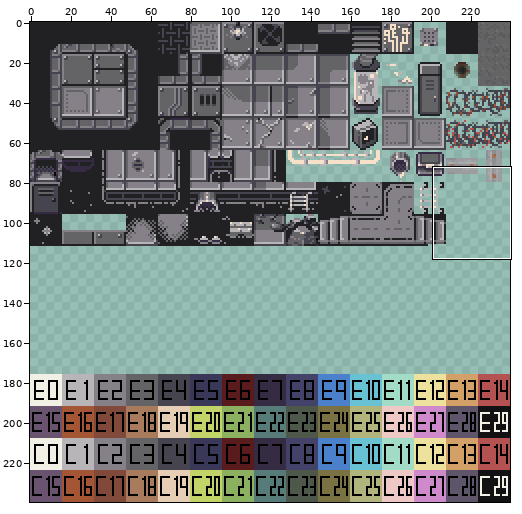
Two states of a sprite sheet, res/Tilesheet.png. Above: a wide view before the commit, with the close-up outlined.
Close-up. Before:
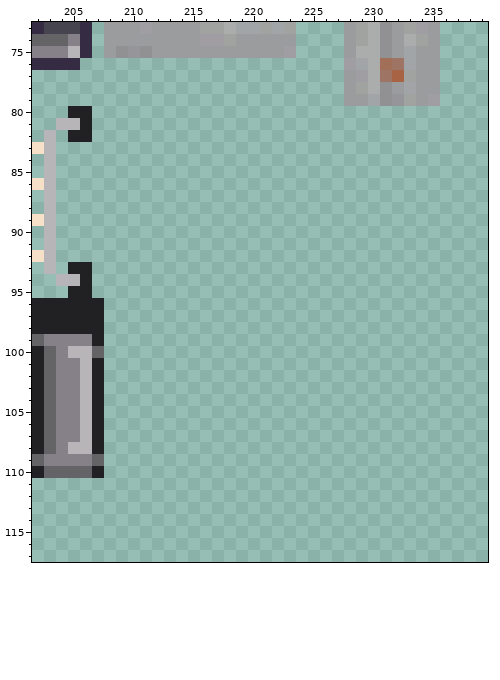
The file is 240x240 pixels. Pixels under 10% opacity are left out. Colours within 5 levels of each other are drawn and written as one. Shown: x 202..239, y 73..117. The commit also changed other parts of the picture, which this record leaves out.
Now the later version:
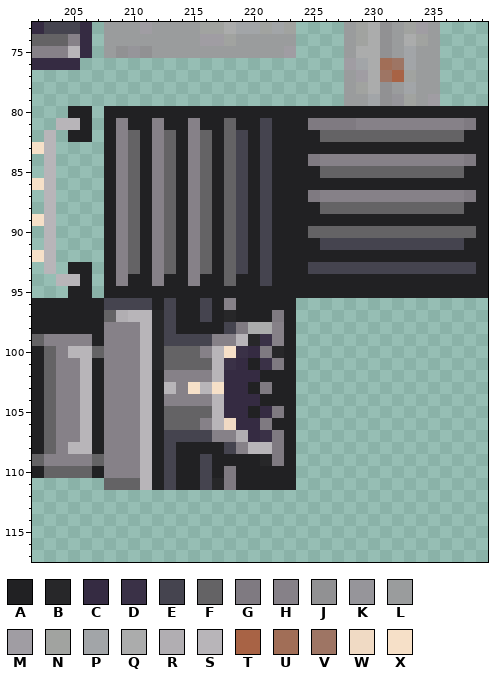
Palette (. is transparent): A #212123  B #272729  C #352b42  D #3a3147  E #45444f  F #646365  G #7f7a81  H #868188  J #919193  K #96959a  L #9a9c9d  M #a09da3  N #a1a3a0  P #a2a5a8  Q #abacac  R #b1aeb2  S #b8b5b9  T #a86345  U #a16e57  V #9e7564  W #f0dac4  X #f6e0c8
Edits made:
Changed rows in their new state; - is an unchanged pixel.
first column x 208:
 80 AAAAAAAAAAAAAAAAAAAAAAAAAAAAAAAA
 81 AHAAHAAHAAFAAEAAAGGGGHHHHHHHHHGA
 82 AHFAHFAHFAFEAEAAAAFFFFFFFFFFFFAA
 83 AHFAHFAHFAFEAEAAAAAAAAAAAAAAAAAA
 84 AHFAHFAHFAFEAEAAAGHHHHHHHHHHHHGA
 85 AHFAHFAHFAFEAEAAAAFFFFFFFFFFFFAA
 86 AHFAHFAHFAFEAEAAAAAAAAAAAAAAAAAA
 87 AHFAHFAHFAFEAEAAAGHHHHHHHHHHHHGA
 88 AHFAHFAHFAFEAEAAAAFFFFFFFFFFFFAA
 89 AHFAHFAHFAFEAEAAAAAAAAAAAAAAAAAA
 90 AHFAHFAHFAFEAEAAAFFFFFFFFFFFFFFA
 91 AHFAHFAHFAFEAEAAAAEEEEEEEEEEEEAA
 92 AHFAHFAHFAFEAEAAAAAAAAAAAAAAAAAA
 93 AHFAHFAHFAFEAEAAAEEEEEEEEEEEEEEA
 94 AHAAHAAHAAFAAEAAAAAAAAAAAAAAAAAA
 95 AAAAAAAAAAAAAAAAAAAAAAAAAAAAAAAA
 96 EEEEAEAAEAHAAAAA----------------
 97 FRSSBEAAEABAAAGA----------------
 98 HHHSBEAAAAEGQQHA----------------
 99 HHHSBEEEEHHSBDHA----------------
100 HHHSBFFFHSXDCGBA----------------
101 HHHSBFFFFSDCADGA----------------
102 HHHSAHHHHSCCCAAA----------------
103 HHHSASHXSXCCAGAA----------------
104 HHHSAHHHHSCCCAAA----------------
105 HHHSAFFFFSCCACGA----------------
106 HHHSAFFFHSWCCGAA----------------
107 HHHSAEEEEHHRCDGA----------------
108 HHHSAEAAAAEHSSGA----------------
109 HHHSAEAAEAAAABGA----------------
110 HHHSAEAAEAGAAAAA----------------
111 FFFSAEAAEBGAAAAA----------------
Changed places in both close-ups, as pixel boxes (x1, y1, x2, y2):
added: (104, 106, 488, 490)
